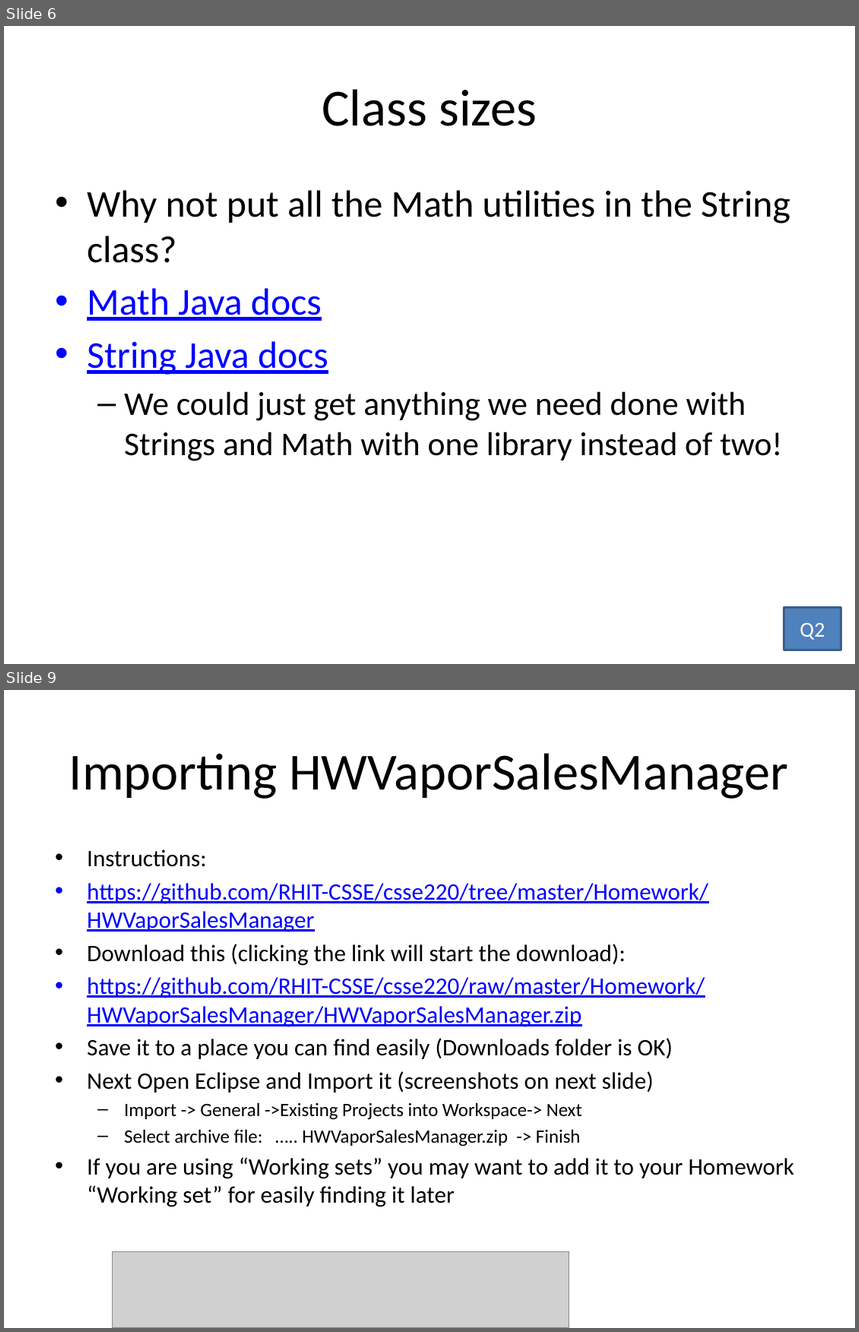
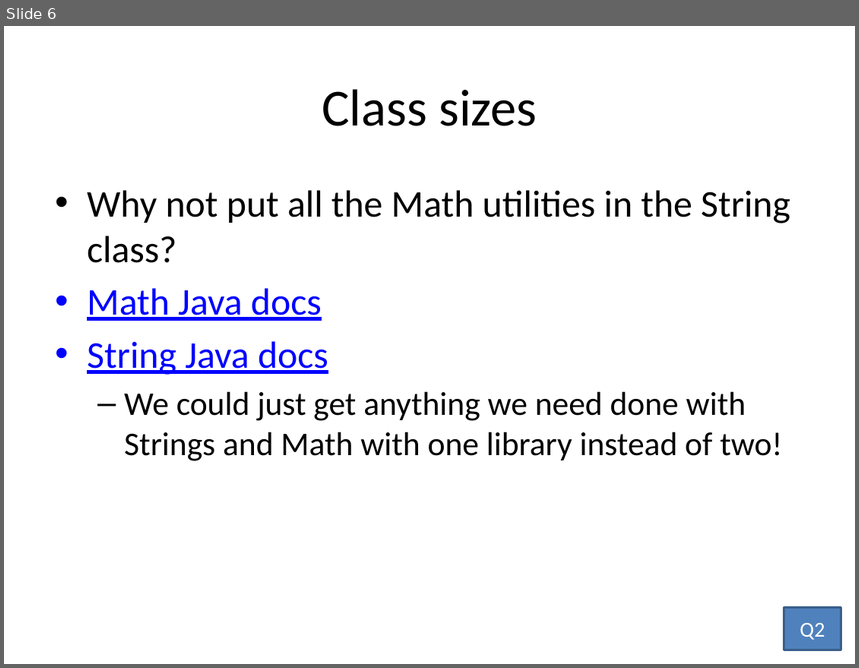
Before and after one commit to RHIT-CSSE/csse220, a slide deck: ClassMaterials/Encapsulation/Slides/Part2-SETechniques-Principle3.pptx. Shown one above the other, each under a label of ours: slides 6 and 9 before the commit, slide 6 after it; the slides between them are not shown. The pictures are 859x1332 and 859x668 pixels, drawn with LibreOffice and Linux fonts; fonts in the diff are those of the drawing; grey boxes stand for pictures. Boxes give left, top, right and bottom in pixels: in the first picture for what was removed or moved away, otherwise in the second. Text is boxed around its words. In the diff, an @@ line names an element or a change of style, - is before the commit and + after.

Commit message:
Undo Jason's overwrite of class materials starter code/slides.

```diff
--- a/ClassMaterials/Encapsulation/Slides/Part2-SETechniques-Principle3.pptx
+++ b/ClassMaterials/Encapsulation/Slides/Part2-SETechniques-Principle3.pptx
@@ slide 9 removed at <box>4,690,855,1328</box>, background #FFFFFF @@
@@ title removed at <box>69,753,788,799</box> @@
-Importing HWVaporSalesManager
@@ text removed at <box>87,850,794,1208</box> @@
-• Instructions:
-• https://github.com/RHIT-CSSE/csse220/tree/master/Homework/HWVaporSalesManager
-• Download this (clicking the link will start the download):
-• https://github.com/RHIT-CSSE/csse220/raw/master/Homework/HWVaporSalesManager/HWVaporSalesManager.zip
-• Save it to a place you can find easily (Downloads folder is OK)
-• Next Open Eclipse and Import it (screenshots on next slide)
-  – Import -> General ->Existing Projects into Workspace-> Next
-  – Select archive file: ….. HWVaporSalesManager.zip -> Finish
-• If you are using “Working sets” you may want to add it to your Homework “Working set” for easily finding it later
@@ picture removed at <box>112,1252,569,1328</box> @@
```
Also in this commit, not shown: 2 other slides removed, 40 other files.
